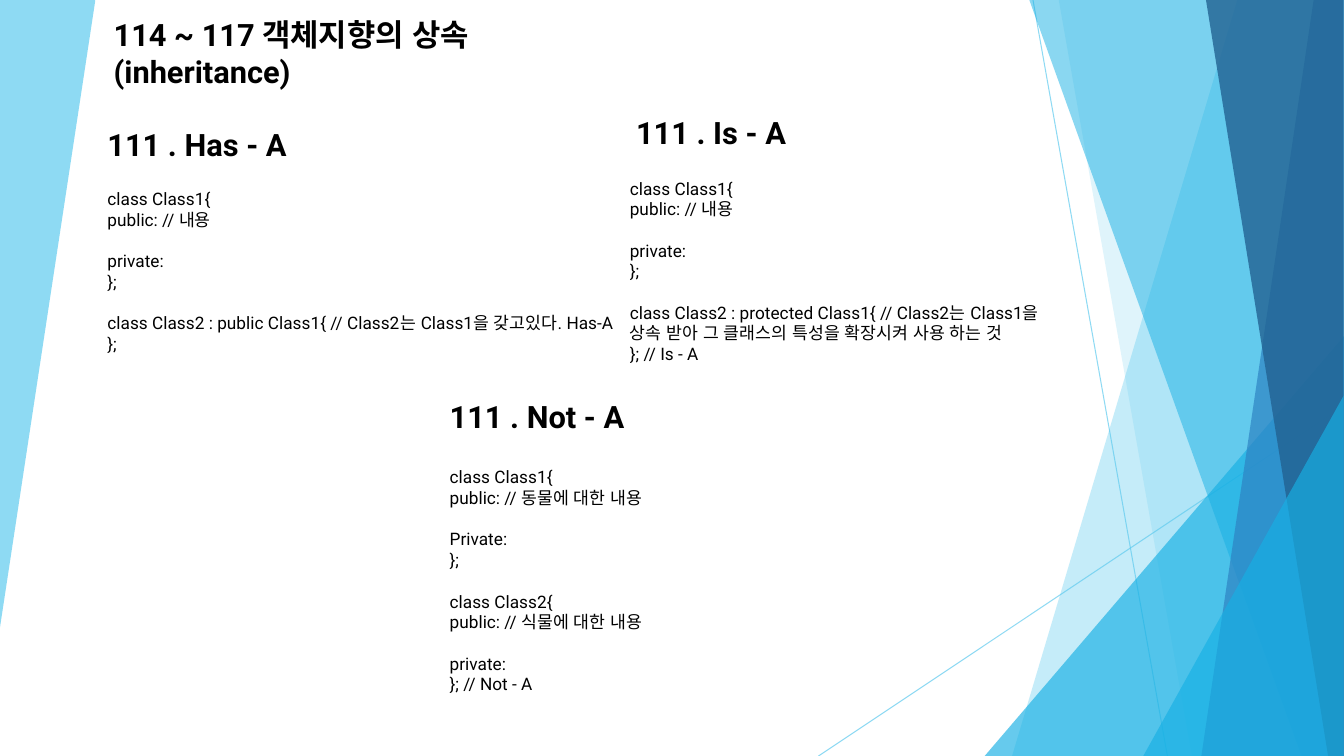
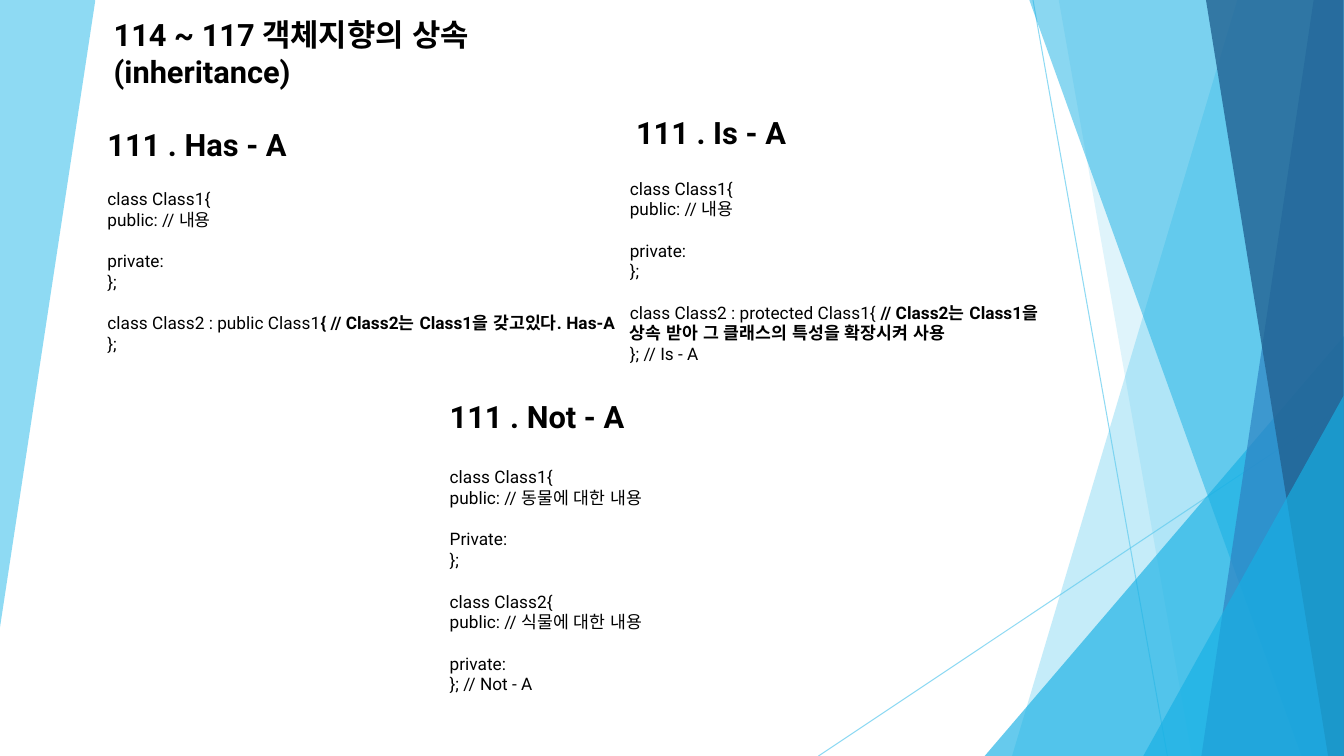
Before and after one commit to Zoselro/C-200, a slide deck: slide 9 of 세미나 자료/C++ 세미나 세 번째.pptx. Drawn at 1344x756 pixels with LibreOffice and Linux fonts; fonts in the diff are those of the drawing. Boxes give left, top, right and bottom in pixels: in the first picture for what was removed or moved away, otherwise in the second. Text is boxed around its words. In the diff, an @@ line names an element or a change of style, - is before the commit and + after.

```diff
--- a/세미나 자료/C++ 세미나 세 번째.pptx
+++ b/세미나 자료/C++ 세미나 세 번째.pptx
@@ text at <box>107,314,615,333</box>: bold on in "Class1{ // Class2는 Class1을 갖고있다. Has-A" @@
@@ text at <box>630,304,1038,341</box>: text changed; bold on @@
-class Class2 : protected Class1{ // Class2는 Class1을 상속 받아 그 클래스의 특성을 확장시켜 사용 하는 것
+class Class2 : protected Class1{ // Class2는 Class1을 상속 받아 그 클래스의 특성을 확장시켜 사용
```
Also in this commit, not shown: 4 other slides changed, 3 other files.
